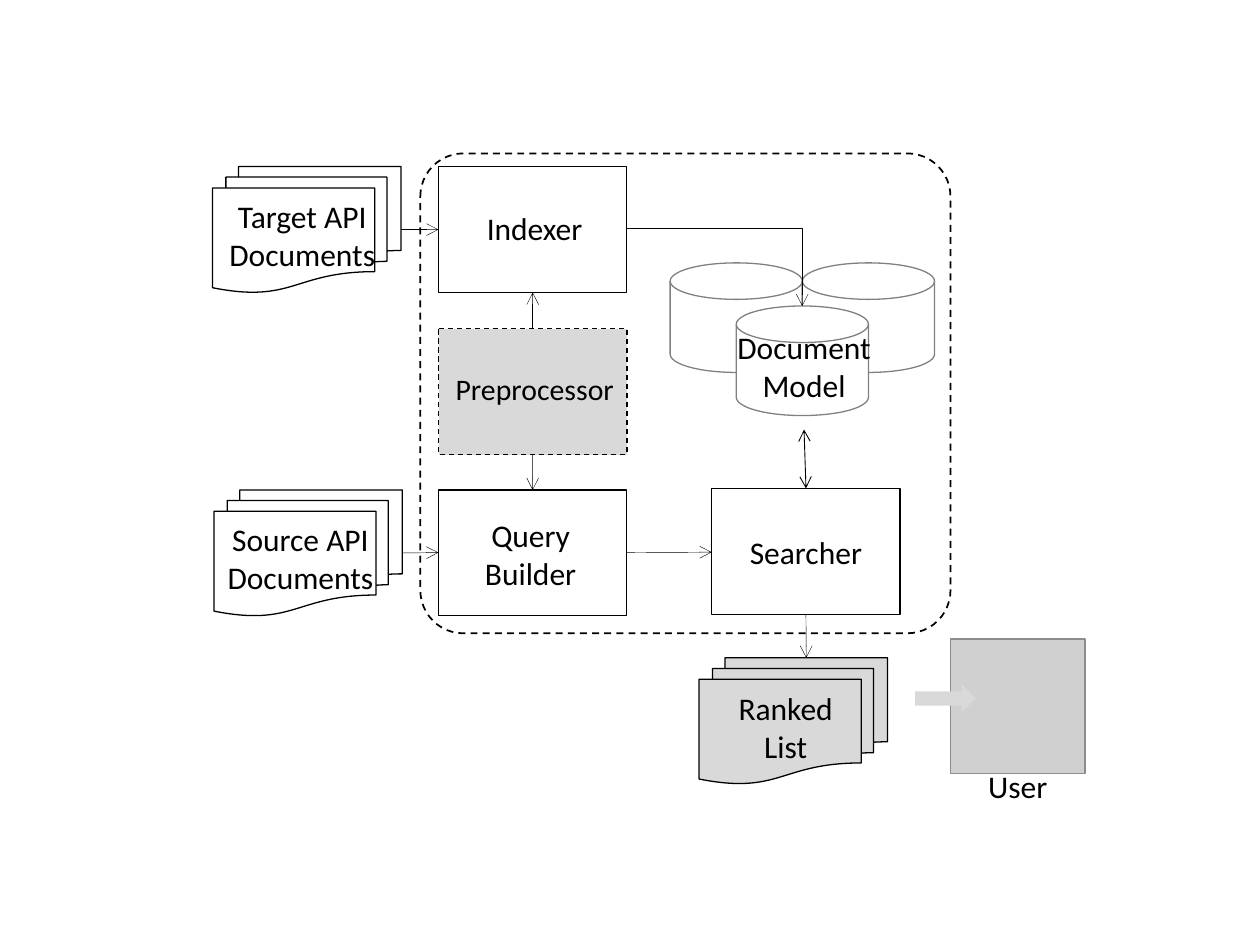
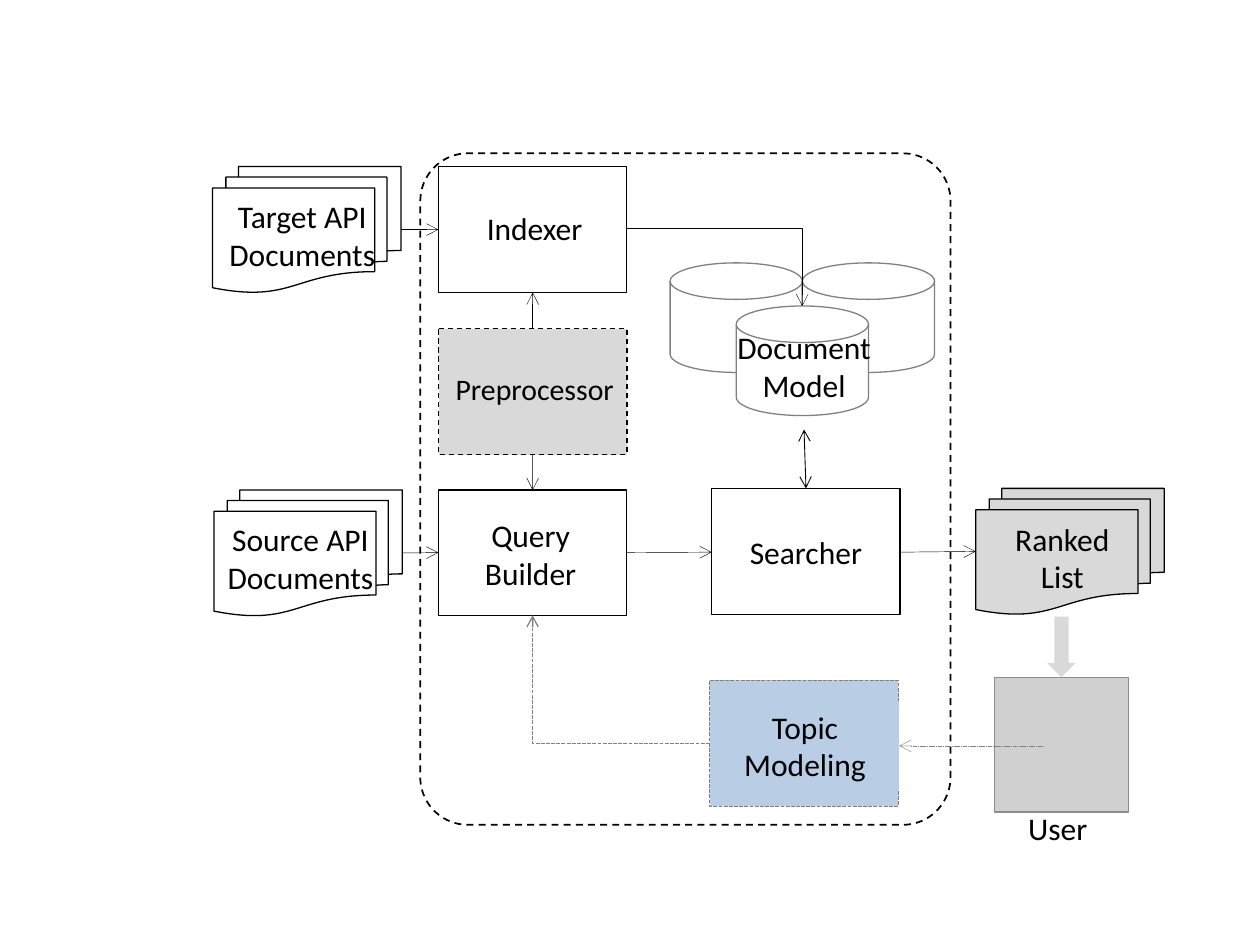
Before and after one commit to rahulpandita/APISIM, a slide deck: slide 1 of Draft Journal/Figures/Approah Overview.pptx. Drawn at 1260x945 pixels with LibreOffice and Linux fonts; fonts in the diff are those of the drawing; grey boxes stand for pictures. Boxes give left, top, right and bottom in pixels: in the first picture for what was removed or moved away, otherwise in the second. Text is boxed around its words. In the diff, an @@ line names an element or a change of style, - is before the commit and + after.

```diff
--- a/Draft Journal/Figures/Approah Overview.pptx
+++ b/Draft Journal/Figures/Approah Overview.pptx
@@ rounded rectangle: place and size @@
-rounded rectangle at bbox=[421, 154, 951, 634]
+rounded rectangle at bbox=[421, 154, 951, 825]
@@ flow chart multidocument: place and size @@
-flow chart multidocument at bbox=[699, 658, 888, 784]
+flow chart multidocument at bbox=[975, 489, 1164, 615]
@@ text "Ranked List": place and size @@
-text "Ranked List" at bbox=[739, 698, 833, 759]
+text "Ranked List" at bbox=[1015, 529, 1109, 589]
@@ arrow moved from (806, 615) - (806, 658) to (900, 552) - (975, 552) @@
@@ elbow arrow added from (709, 743) to (533, 615), #808080 0.75 pt dashed @@
@@ right arrow at bbox=[1046, 617, 1075, 677]: rotation 0 to 90 degrees @@
@@ rectangle added at bbox=[709, 680, 898, 806], fill #B9CDE5, outline #808080 0.75 pt dashed @@
@@ picture: place and size @@
-picture at bbox=[950, 639, 1085, 774]
+picture at bbox=[994, 678, 1129, 813]
@@ rectangle added at bbox=[711, 702, 900, 791], fill #B9CDE5, 18 pt, text #000000 @@
+Topic
+Modeling
@@ arrow added from (1045, 746) to (900, 746), #808080 0.25 pt dashed @@
@@ text "User" rewrapped from bbox=[988, 772, 1047, 799] to bbox=[1028, 819, 1087, 841] @@
```
Also in this commit, not shown: 10 other files.
